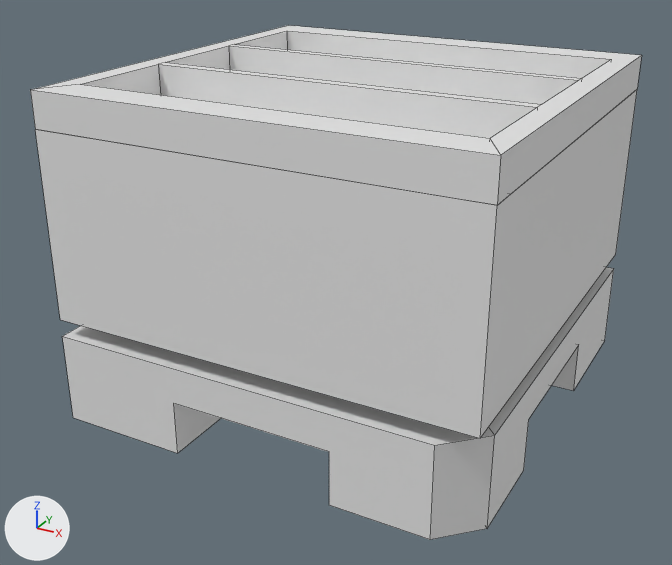
The Blender file domino-modul.blend, before and after one commit.
Both versions are drawn from a 50 mm camera at (37.2, -72.4, 15.9) aimed at (-1.1, -2.7, -19.0). The lights are fixed; the arrows at lower left show +X, +Y and +Z. The picture after the commit comes second. Mesh edges are drawn as thin lines. The same objects are shown in both versions, whatever each file hides.

The first picture shows 'base-cube', 'main', 'top-intersect.001'.
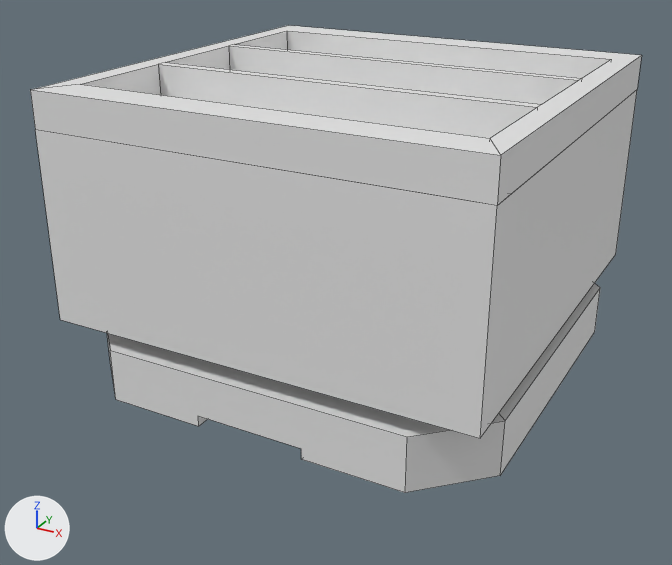
ob_base_cutout_001 is not drawn itself; it is used by a modifier of ob_base_cube.

Edits to the bpy script that builds the scene:
```text
Change me_cube:
    used by ob_base_cube; location = (0.0, 0.0, -25.0); scale = (39.0, 39.0, 10.0)
    remove me_cube.from_pydata(...)  # 8 vertices, 6 faces; spans x -0.5..0.5, y -0.5..0.5, z -0.5..0.34
    add me_cube.from_pydata(...)  # 8 vertices, 6 faces; spans x -19.5..19.5, y -19.5..19.5, z -1.5..3.4
    me_cube part 1
    me_cube.vertices[0].co: (-0.5, -0.5, -0.5) -> (-19.5, -19.5, -1.5)
    me_cube.vertices[1].co: (-0.5, -0.5, 0.34) -> (-19.5, -19.5, 3.4)
    me_cube.vertices[2].co: (-0.5, 0.5, -0.5) -> (-19.5, 19.5, -1.5)
    me_cube.vertices[3].co: (-0.5, 0.5, 0.34) -> (-19.5, 19.5, 3.4)
    me_cube.vertices[4].co: (0.5, -0.5, -0.5) -> (19.5, -19.5, -1.5)
    me_cube.vertices[5].co: (0.5, -0.5, 0.34) -> (19.5, -19.5, 3.4)
    me_cube.vertices[6].co: (0.5, 0.5, -0.5) -> (19.5, 19.5, -1.5)
    me_cube.vertices[7].co: (0.5, 0.5, 0.34) -> (19.5, 19.5, 3.4)
    me_cube part 2: creased or bevel-weighted edges go from 2 to 4
Change ob_base_cube:
    ob_base_cube.scale: (39.0, 39.0, 10.0) -> (1.0, 1.0, 1.0)
    where _m = ob_base_cube.modifiers.new('Bevel', 'BEVEL')
    _m.width: 0.12 -> 5.5
    _m.width_pct: 0.12 -> 5.5
    where _m = ob_base_cube.modifiers.new('Bevel', 'BEVEL')
    remove _m.offset_type = 'WIDTH'
    add _m = ob_base_cube.modifiers.new('Boolean.002', 'BOOLEAN')
    add _m.object = ob_base_hole
    where _m = ob_base_cube.modifiers.new('Boolean', 'BOOLEAN')
    remove _m.operand_type = 'COLLECTION'
    remove _m = ob_base_cube.modifiers.new('Boolean.001', 'BOOLEAN')
    add _m.operation = 'UNION'
    remove _m = ob_base_cube.modifiers.new('Boolean.002', 'BOOLEAN')
    add _m = ob_base_cube.modifiers.new('Boolean.001', 'BOOLEAN')
    _m.object: ob_base_hole -> ob_base_cutout_001
    add _m.operand_type = 'COLLECTION'
    where _m = ob_base_cube.modifiers.new('Boolean.003', 'BOOLEAN')
    remove _m.object = ob_base_cutout
    remove _m = ob_base_cube.modifiers.new('Boolean.004', 'BOOLEAN')
Change ob_base_cutout_001:
    ob_base_cutout_001.location: (0.0, 0.0, -32.5) -> (0.0, 0.0, -30.5)
    ob_base_cutout_001.scale: (45.0, 15.0, 15.0) -> (45.0, 10.0, 10.0)
```

What differs and where, as boxes [x1, y1, x2, y2] in the pictures (672 x 565 px; the box of a moved part takes in the faces that stretch with it):
'base-cube', reshaped, modifiers changed, rescaled, moved: before [62, 267, 614, 540]; after [107, 283, 600, 493]
part 1 of me_cube, moved or reshaped: before [62, 267, 614, 540]; after [107, 283, 600, 493]
part 2 of me_cube, shading changed: before [62, 267, 614, 540]; after [107, 283, 600, 493]
